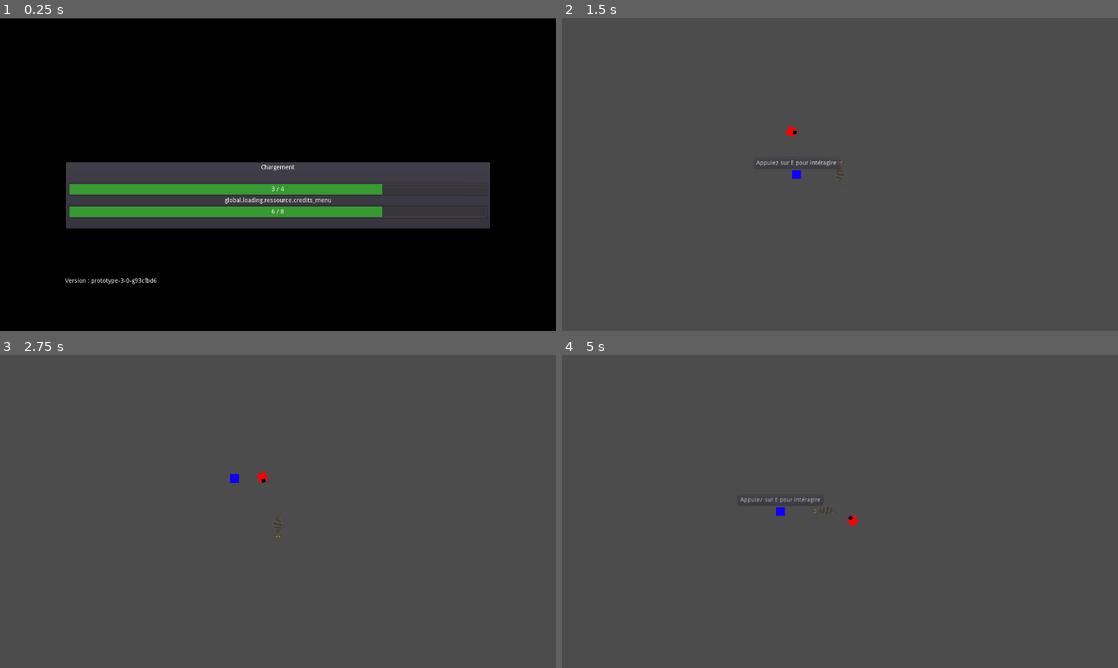
Above: before the commit, frames 1-4 (two rows, left to right).
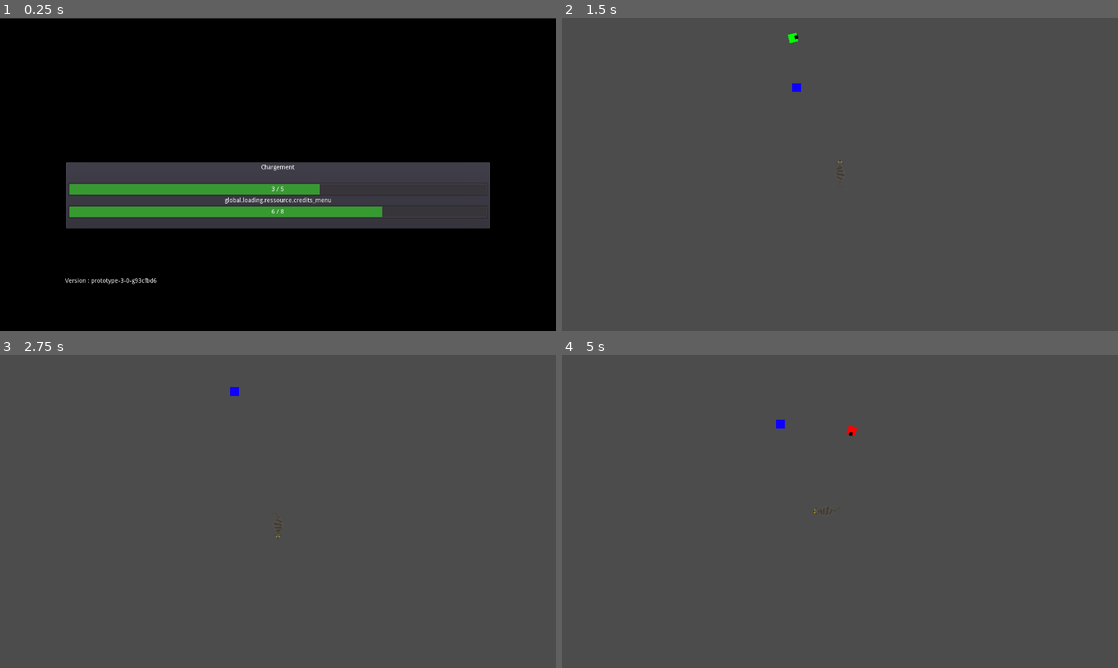
Above: after the commit, the same moments.

Repository: ChickenStorm/arcadia_game_jam_5
Game: Godot game, scene res://main.tscn
The game is run twice, just before and just after one commit, with the same random seed, the same clock (stepped at 60 frames per second) and the same inputs.
Inputs (mouse positions are in pixels of both pictures, inside the frame that each line leads up to):
- Up to frame 1 (0.25 s): no input
- Up to frame 2 (1.5 s): tap Enter at 0.5 s; move the mouse to (962, 158) at 0.52 s; hold D (move_right) 0.53-1.25 s; tap Space (action_meow) at 0.6 s; click (962, 158) at 0.67 s; click "Jouer" at 1.25 s
- Up to frame 3 (2.75 s): move the mouse to (166, 527) at 2.02 s; hold S (move_down) from 2.03 s (still down); tap Space (action_meow) at 2.1 s; click (166, 527) at 2.17 s
- Up to frame 4 (5 s): move the mouse to (895, 442) at 2.77 s; release S (move_down) at 2.78 s; hold D (move_right) 2.78-3.53 s; hold E (interact) 2.78-3.53 s; click (895, 442) at 2.92 s; tap Space (action_meow) at 3.05, 3.6, 4.35 s; move the mouse to (812, 574) at 3.52 s; hold W (move_up) 3.53-4.28 s; click (812, 574) at 3.67 s; move the mouse to (1006, 558) at 4.27 s; hold A (move_left) from 4.28 s (still down); click (1006, 558) at 4.42 s

The runs differ from the first frame. In frame 1, 0.4% of the frame differs, in the area x 50-69%, y 53-57%; in frame 2, 0.3%; in frame 3, 0.1%; in frame 4, 0.3%.

Commit message:
game over and fix noise interaction

Diff:
--- a/game/Persone.gd
+++ b/game/Persone.gd
@@ -1,5 +1,7 @@
 class_name Enemy
 extends KinematicBody2D
+
+signal touched()
 
 const SPEED_FACTOR = 100
 const ANGLE_SPEED = 2
@@ -26,6 +28,7 @@
 	vision.connect("body_entered", self, "_on_body_entered")
 	vision_out.connect("body_exited", self, "_on_body_exited")
 	hearing.connect("area_entered", self, "_on_area_entered")
+	$Toutch.connect("body_entered", self, "_on_touch")
 
 
 # Called every frame. 'delta' is the elapsed time since the previous frame.
@@ -135,3 +138,8 @@
 	else:
 		color_rect.color = Color(0, 255, 0)
 	see_cat = new_bool
+
+func _on_touch(area):
+
+	if area == cat:
+		emit_signal("touched")
--- a/game/cat.gd
+++ b/game/cat.gd
@@ -66,8 +66,8 @@
 			_motion[Vector2.LEFT] = false
 		if event.is_action_released("move_right"):
 			_motion[Vector2.RIGHT] = false
-		if event.is_action_released("action_meow"):
-			action_meow()
+		#if event.is_action_released("action_meow"):
+		# 	action_meow()
 
 func action_meow():
 	noise.action_noise()
--- a/game/game.gd
+++ b/game/game.gd
@@ -14,6 +14,7 @@
 	cat.connect("interaction_entered", self, "_on_interaction_entered")
 	cat.connect("interaction_exited", self, "_on_interaction_exited")
 	#$Camera2D.make_current()
+	persone.connect("touched", self, "_on_touched")
 
 
 # Called every frame. 'delta' is the elapsed time since the previous frame.
@@ -34,3 +35,6 @@
 func _on_interaction_exited():
 	pass
 	#$CanvasLayer/Hud/MarginContainer/VBoxContainer/PanelContainer.visible = false
+
+func _on_touched():
+	emit_signal("scene_requested", "game_over")
--- a/game/game.tscn
+++ b/game/game.tscn
@@ -59,7 +59,7 @@
 script = ExtResource( 1 )
 
 [node name="Cat" type="KinematicBody2D" parent="."]
-position = Vector2( 200, 200 )
+position = Vector2( 200, 400 )
 scale = Vector2( 2, 2 )
 collision_layer = 53
 collision_mask = 53
@@ -68,6 +68,7 @@
 [node name="sprite" type="AnimatedSprite" parent="Cat"]
 frames = SubResource( 6 )
 animation = "walk"
+frame = 2
 playing = true
 
 [node name="CollisionShape2D" type="CollisionShape2D" parent="Cat"]
@@ -125,6 +126,7 @@
 }
 
 [node name="Interact" type="Area2D" parent="Interactible"]
+monitorable = false
 collision_layer = 32
 collision_mask = 32
 
@@ -133,6 +135,8 @@
 
 [node name="Noise" parent="Interactible" instance=ExtResource( 4 )]
 position = Vector2( -55, -174 )
+collision_layer = 8
+collision_mask = 8
 
 [node name="PanelContainer2" type="PanelContainer" parent="Interactible"]
 visible = false
--- a/game/persone.tscn
+++ b/game/persone.tscn
@@ -1,18 +1,20 @@
-[gd_scene load_steps=6 format=2]
+[gd_scene load_steps=7 format=2]
 
 [ext_resource path="res://game/Persone.gd" type="Script" id=1]
 
 [sub_resource type="RectangleShape2D" id=1]
 extents = Vector2( 5, 5 )
 
-[sub_resource type="CircleShape2D" id=4]
+[sub_resource type="CircleShape2D" id=2]
 radius = 40.0
 
-[sub_resource type="CircleShape2D" id=2]
+[sub_resource type="CircleShape2D" id=3]
 radius = 60.0
 
-[sub_resource type="CircleShape2D" id=3]
+[sub_resource type="CircleShape2D" id=4]
 radius = 300.0
+
+[sub_resource type="CircleShape2D" id=5]
 
 [node name="Persone" type="KinematicBody2D"]
 position = Vector2( 74, 91 )
@@ -75,8 +77,15 @@
 
 [node name="Hearing" type="Area2D" parent="."]
 monitorable = false
+collision_layer = 8
+collision_mask = 8
 
 [node name="CollisionShape2D" type="CollisionShape2D" parent="Hearing"]
 modulate = Color( 1, 1, 1, 0.298039 )
 position = Vector2( 0.264877, 0 )
-shape = SubResource( 3 )
+shape = SubResource( 4 )
+
+[node name="Toutch" type="Area2D" parent="."]
+
+[node name="CollisionShape2D" type="CollisionShape2D" parent="Toutch"]
+shape = SubResource( 5 )
--- /dev/null
+++ b/game_over/game_over.gd
@@ -0,0 +1,20 @@
+extends Control
+
+signal scene_requested(scene)
+
+# Declare member variables here. Examples:
+# var a = 2
+# var b = "text"
+
+
+# Called when the node enters the scene tree for the first time.
+func _ready():
+	$MarginContainer/VBoxContainer/Button.connect("pressed", self, "_on_back_to_main_menu")
+
+
+# Called every frame. 'delta' is the elapsed time since the previous frame.
+#func _process(delta):
+#	pass
+
+func _on_back_to_main_menu():
+	emit_signal("scene_requested", "menu")
--- /dev/null
+++ b/game_over/game_over.tscn
@@ -0,0 +1,31 @@
+[gd_scene load_steps=2 format=2]
+
+[ext_resource path="res://game_over/game_over.gd" type="Script" id=1]
+
+[node name="Control" type="Control"]
+anchor_right = 1.0
+anchor_bottom = 1.0
+script = ExtResource( 1 )
+__meta__ = {
+"_edit_use_anchors_": false
+}
+
+[node name="MarginContainer" type="MarginContainer" parent="."]
+anchor_left = 0.1
+anchor_top = 0.1
+anchor_right = 0.9
+anchor_bottom = 0.9
+__meta__ = {
+"_edit_use_anchors_": false
+}
+
+[node name="VBoxContainer" type="VBoxContainer" parent="MarginContainer"]
+margin_right = 1024.0
+margin_bottom = 576.0
+alignment = 2
+
+[node name="Button" type="Button" parent="MarginContainer/VBoxContainer"]
+margin_top = 556.0
+margin_right = 1024.0
+margin_bottom = 576.0
+text = "Revenir au menu principale"
--- a/main.gd
+++ b/main.gd
@@ -20,6 +20,10 @@
 	},
 	"game" : {
 		"path" : "res://game/game.tscn",
+		"scene" : null,
+	},
+	"game_over" : {
+		"path" : "res://game_over/game_over.tscn",
 		"scene" : null,
 	},
 }
Not shown: 2 places in game/persone.tscn that only renumber resources
